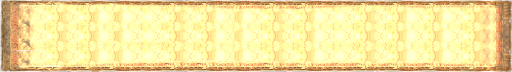
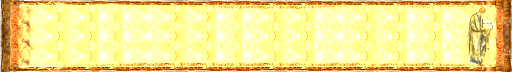
Revision of a layered 512 × 72 image; what changed, layer by layer:
removed layer "Pasted Layer #1" over [0, 0, 512, 72]
added layer "Pasted Layer" (84%) above "Pasted Layer #2" over [457, 3, 503, 72]
added layer "Pasted Layer #2" over [0, 0, 512, 72]
